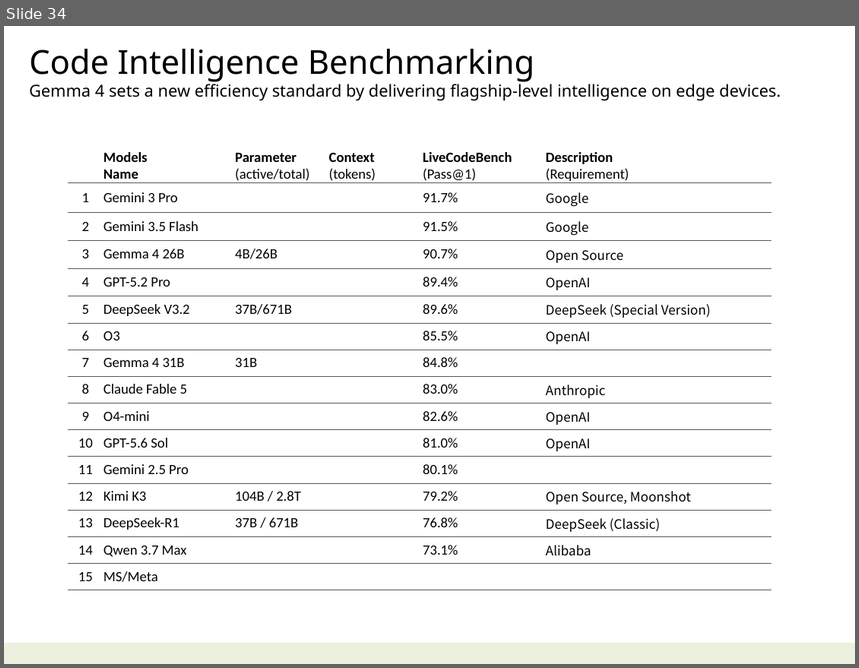
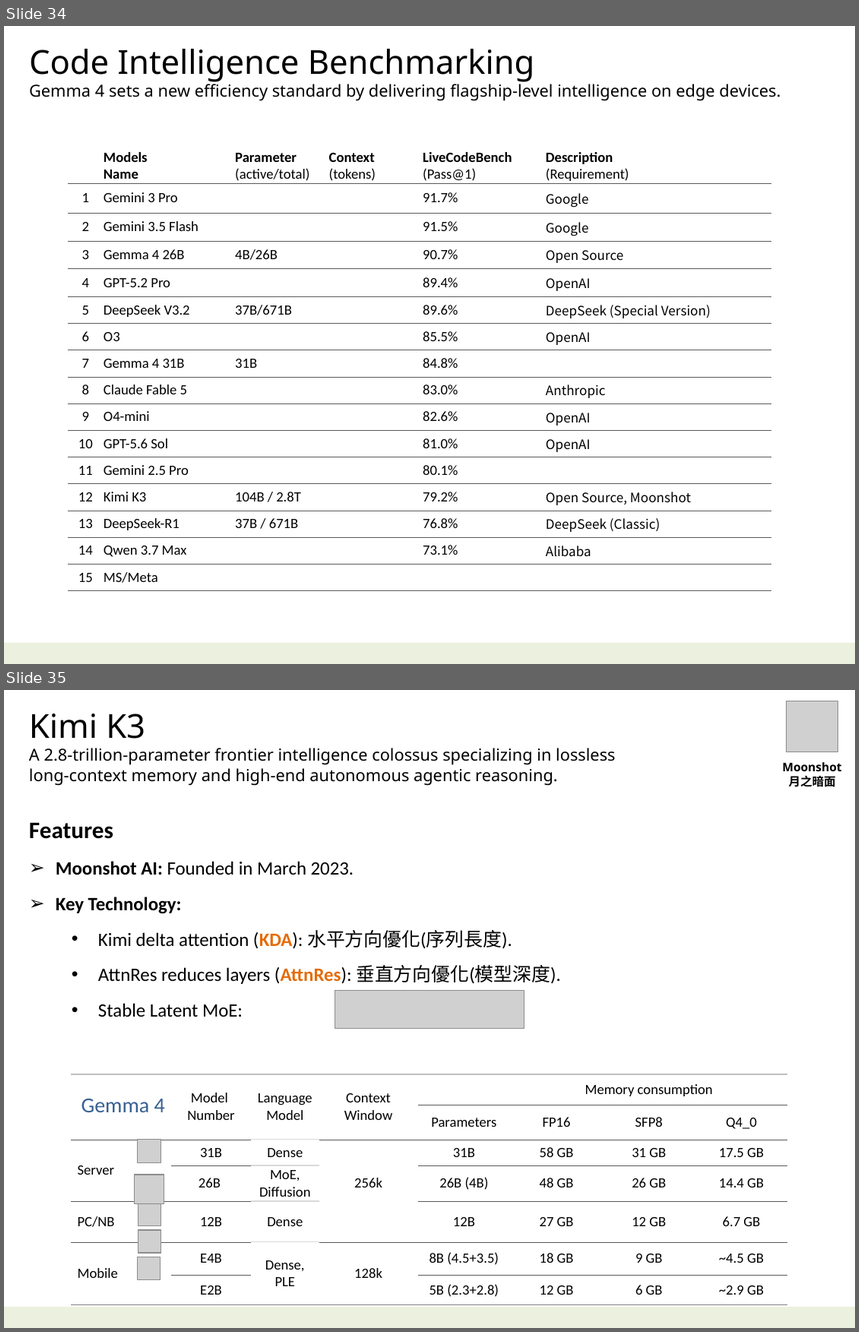
Before and after one commit to navibator/crazy-ai, a slide deck: ai.pptx. Shown one above the other, each under a label of ours: slide 34 before the commit, slides 34 and 35 after it. The pictures are 859x668 and 859x1332 pixels, drawn with LibreOffice and Linux fonts; fonts in the diff are those of the drawing; grey boxes stand for pictures. Boxes give left, top, right and bottom in pixels: in the first picture for what was removed or moved away, otherwise in the second. Text is boxed around its words. In the diff, an @@ line names an element or a change of style, - is before the commit and + after.

Commit message:
kimi k3 and deepseek

```diff
--- a/ai.pptx
+++ b/ai.pptx
@@ slide 35 added at bbox=[4, 690, 855, 1328], background #FFFFFF; not listed: 1 template element that a slide beside it also shows @@
@@ picture added at bbox=[786, 701, 837, 752] @@
@@ text added at bbox=[29, 714, 615, 786], 14 pt, text #000000 @@
+Kimi K3
+A 2.8-trillion-parameter frontier intelligence colossus specializing in lossless long-context memory and high-end autonomous agentic reasoning.
@@ text added at bbox=[782, 762, 842, 787], 10 pt, text #000000, bold @@
+Moonshot
+月之暗面
@@ text added at bbox=[29, 822, 561, 1017], 16 pt, text #000000 @@
+Features
+➢ Moonshot AI: Founded in March 2023.
+➢ Key Technology:
+  • Kimi delta attention (KDA): 水平方向優化(序列長度).
+  • AttnRes reduces layers (AttnRes): 垂直方向優化(模型深度).
+  • Stable Latent MoE:
@@ picture added at bbox=[335, 990, 524, 1028] @@
@@ table added at bbox=[70, 1075, 789, 1300], 7 rows, 8 columns @@
+ | Model / Number | Language / Model | Context / Window |  | Memory consumption |  | 
+ |  |  |  | Parameters | FP16 | SFP8 | Q4_0
+Server | 31B | Dense |  | 31B | 58 GB | 31 GB | 17.5 GB
+ | 26B | MoE, / Diffusion | 256k | 26B (4B) | 48 GB | 26 GB | 14.4 GB
+PC/NB | 12B | Dense |  | 12B | 27 GB | 12 GB | 6.7 GB
+Mobile | E4B | Dense, / PLE | 128k | 8B (4.5+3.5) | 18 GB | 9 GB | ~4.5 GB
+ | E2B |  |  | 5B (2.3+2.8) | 12 GB | 6 GB | ~2.9 GB
@@ text added at bbox=[82, 1099, 165, 1113], 18 pt, text #376092 @@
+Gemma 4
@@ picture added at bbox=[138, 1139, 161, 1163] @@
@@ picture added at bbox=[134, 1175, 163, 1204] @@
@@ picture added at bbox=[138, 1203, 161, 1227] @@
@@ picture added at bbox=[139, 1230, 161, 1253] @@
@@ picture added at bbox=[138, 1257, 161, 1280] @@
```
Also in this commit, not shown: 1 slide changed, 5 other slides added.
